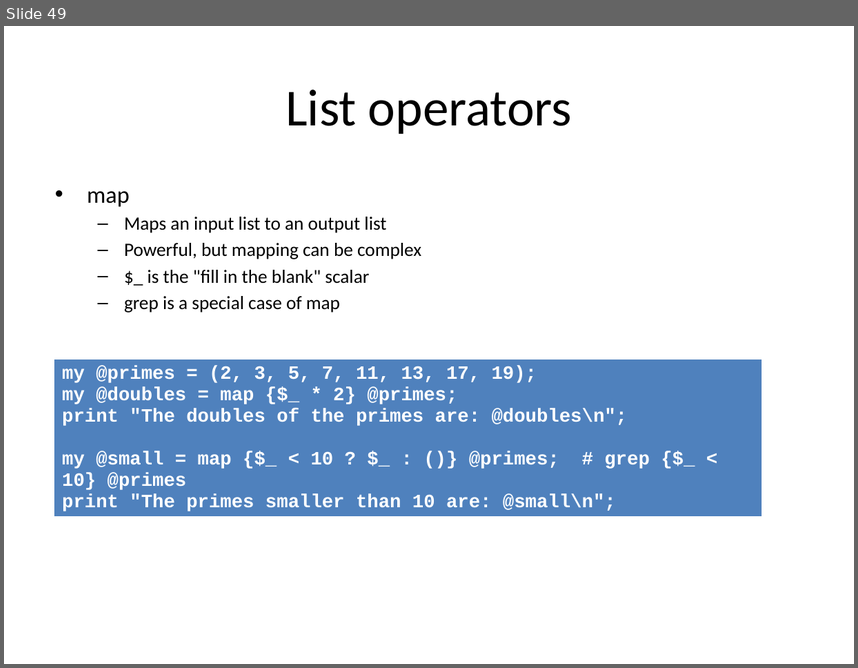
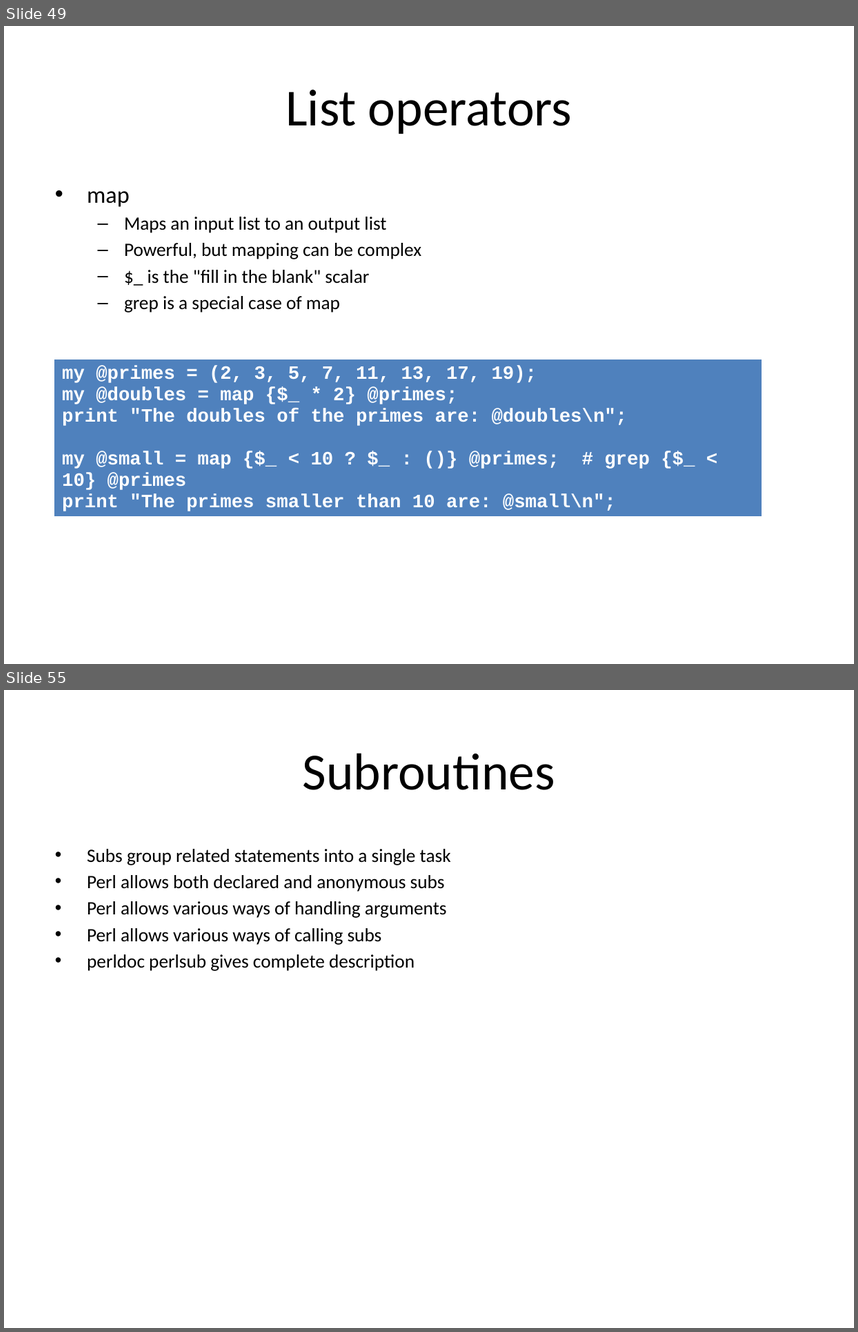
Before and after one commit to redmage123/perl-programming-introduction, a slide deck: docs/Introduction to Perl.pptx. Shown one above the other, each under a label of ours: slide 49 before the commit, slides 49 and 55 after it; the slides between them are not shown. The pictures are 858x668 and 858x1332 pixels, drawn with LibreOffice and Linux fonts; fonts in the diff are those of the drawing. Boxes give left, top, right and bottom in pixels: in the first picture for what was removed or moved away, otherwise in the second. Text is boxed around its words. In the diff, an @@ line names an element or a change of style, - is before the commit and + after.

```diff
--- a/docs/Introduction to Perl.pptx
+++ b/docs/Introduction to Perl.pptx
@@ slide 55 added at (4, 690, 854, 1328), background #FFFFFF @@
@@ title added at (303, 753, 555, 790), 44 pt, text #000000 @@
+Subroutines
@@ text added at (87, 849, 451, 971), 16 pt, text #000000 @@
+• Subs group related statements into a single task
+• Perl allows both declared and anonymous subs
+• Perl allows various ways of handling arguments
+• Perl allows various ways of calling subs
+• perldoc perlsub gives complete description
```
Also in this commit, not shown: 28 other slides added, 1 other file.
